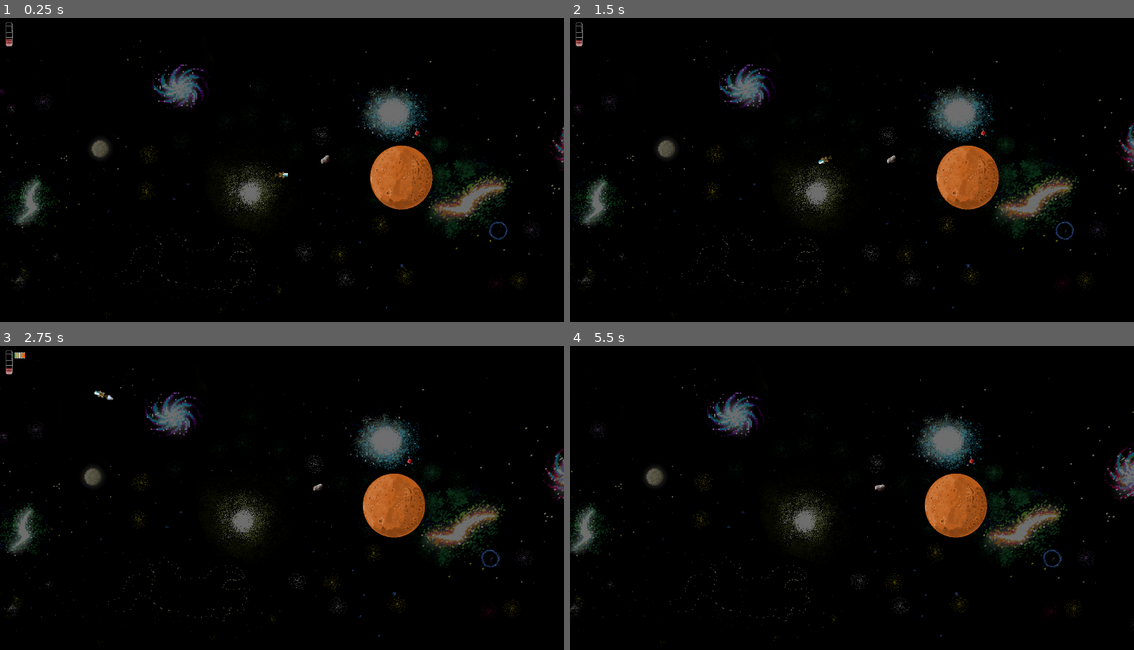
Above: before the commit, frames 1-4 (two rows, left to right).
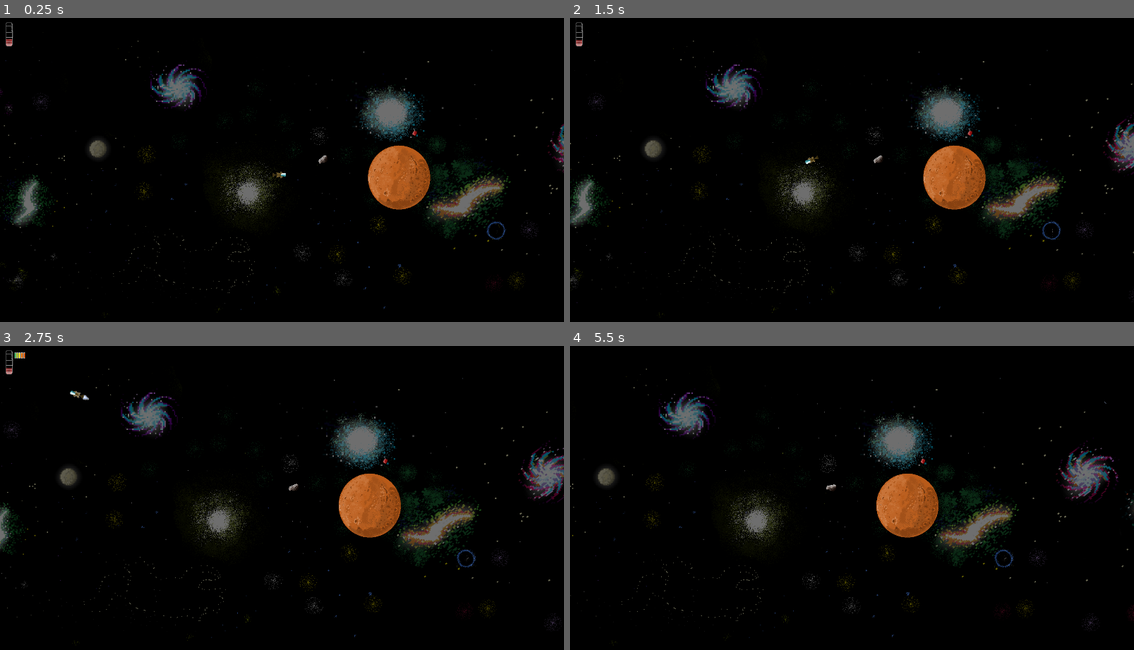
Above: after the commit, the same moments.

Repository: ricargoes/super-platypus-drifter
Game: Godot game, scene res://levels/Level1.tscn
Same seed, same stepped clock (60 frames per second), same inputs: the game is played once before the commit and once after it. The project has no main scene, so this scene is started directly.
Inputs:
- Up to frame 1 (0.25 s): no input
- Up to frame 2 (1.5 s): hold Right (ship_turn_right) 0.53-1.28 s; hold Space (ship_boost) 0.53-1.28 s; hold Left (ship_turn_left) from 1.28 s (still down); tap Space (ship_boost) at 1.35 s
- Up to frame 3 (2.75 s): release Left (ship_turn_left) at 2.03 s; hold Right (ship_turn_right) from 2.03 s (still down); hold Space (ship_boost) from 2.03 s (still down)
- Up to frame 4 (5.5 s): release Space (ship_boost) at 2.78 s; tap Space (ship_boost) at 2.85, 4.35 s; release Right (ship_turn_right) at 3.53 s; hold Space (ship_boost) 3.53-4.28 s; hold Left (ship_turn_left) from 3.53 s (still down); hold Space (ship_boost) from 5.03 s (still down)

The runs differ from the first frame. In frame 1, 4.9% of the frame differs, in the area x 0-100%, y 7-98%; in frame 2, 9.0%; in frame 3, 11%; in frame 4, 14%.
Error in both runs: Invalid get index 'position' (on base: 'previously freed instance'). (res://levels/Level.gd:31)

Commit message:
level scroll raised to 40 by default

Diff:
--- a/levels/Level.gd
+++ b/levels/Level.gd
@@ -1,6 +1,6 @@
 extends Node2D
 
-export var scroll_speed = 10.0
+export var scroll_speed = 40.0
 onready var camera_start = get_node("CameraStart")
 onready var camera = $Camera
 onready var ship_start = get_node("ShipStart")
